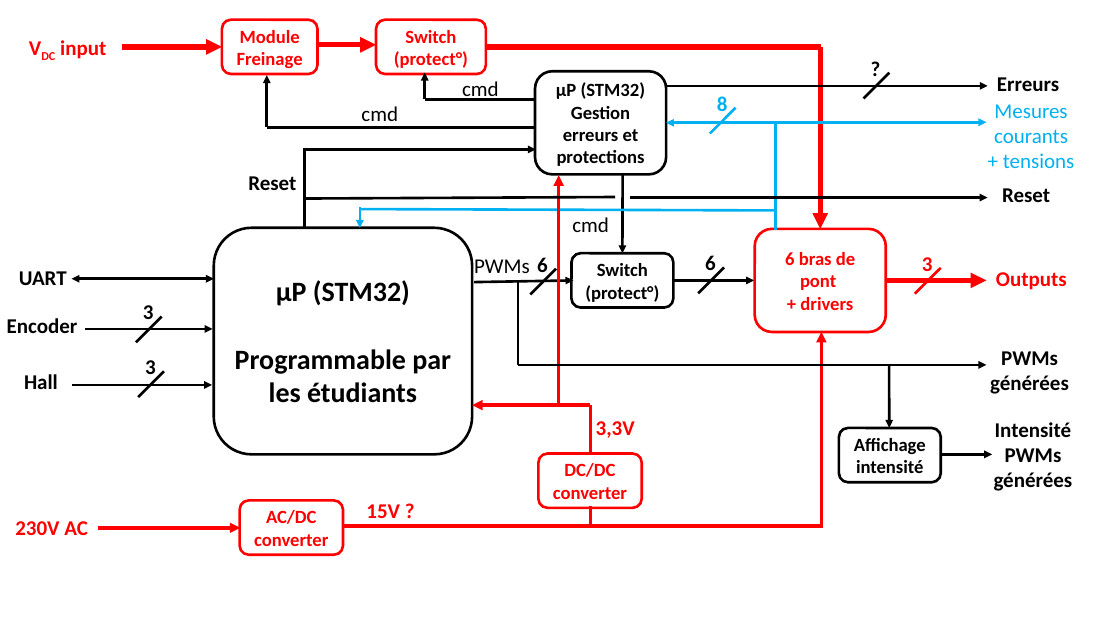
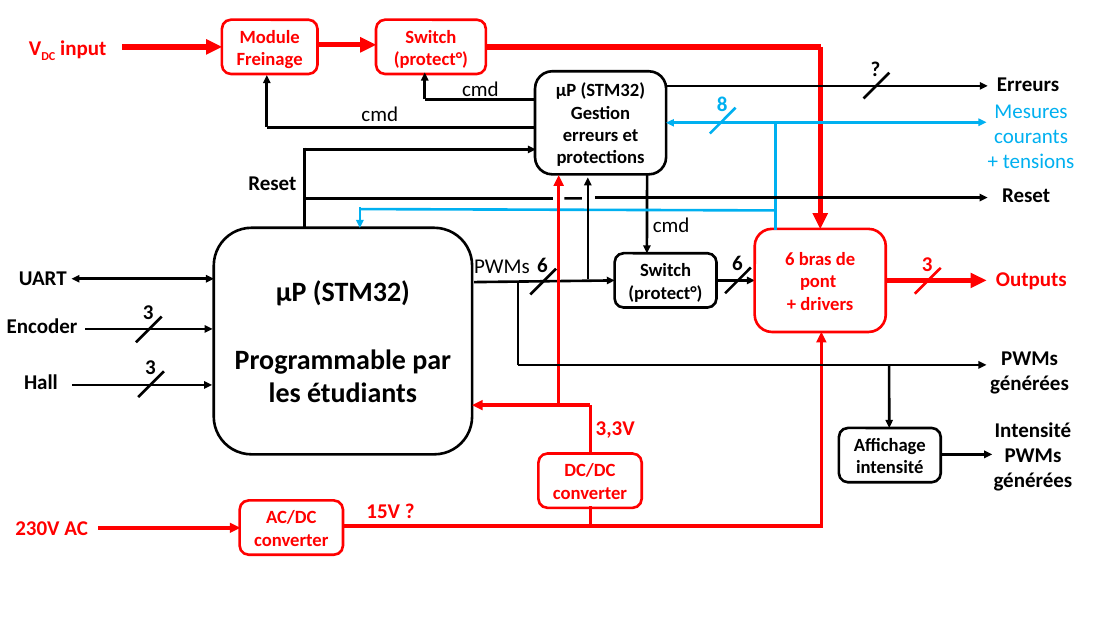
Before and after one commit to DBXYD/AAP_ENSEA_Inverter, a slide deck: slide 1 of AAP/Schema_architecture.pptx. Drawn at 1120x630 pixels with LibreOffice and Linux fonts; fonts in the diff are those of the drawing. Boxes give left, top, right and bottom in pixels: in the first picture for what was removed or moved away, otherwise in the second. Text is boxed around its words. In the diff, an @@ line names an element or a change of style, - is before the commit and + after.

```diff
--- a/AAP/Schema_architecture.pptx
+++ b/AAP/Schema_architecture.pptx
@@ arrow added from (588, 279) to (588, 177), #000000 2.25 pt @@
@@ line moved from (615, 197) - (305, 198) to (553, 198) - (304, 198) @@
@@ line added from (582, 198) to (565, 198), #000000 2.25 pt @@
@@ arrow moved from (630, 197) - (988, 197) to (595, 197) - (988, 197) @@
@@ text "cmd": place and size @@
-text "cmd" at box(572, 217, 609, 232)
+text "cmd" at box(653, 217, 690, 232)
@@ rounded rectangle "Switch": place and size @@
-rounded rectangle "Switch" at box(571, 254, 673, 308)
+rounded rectangle "Switch" at box(615, 254, 717, 308)
@@ 1 text, 1 arrow, 1 line: place and size @@
-1 text, 1 arrow, 1 line at box(623, 176, 724, 293)
+1 text, 1 arrow, 1 line at box(647, 176, 751, 293)
@@ arrow moved from (474, 282) - (574, 281) to (474, 282) - (615, 281) @@
@@ arrow moved from (674, 281) - (755, 281) to (717, 281) - (755, 281) @@
```
Also in this commit, not shown: 4 other files.
